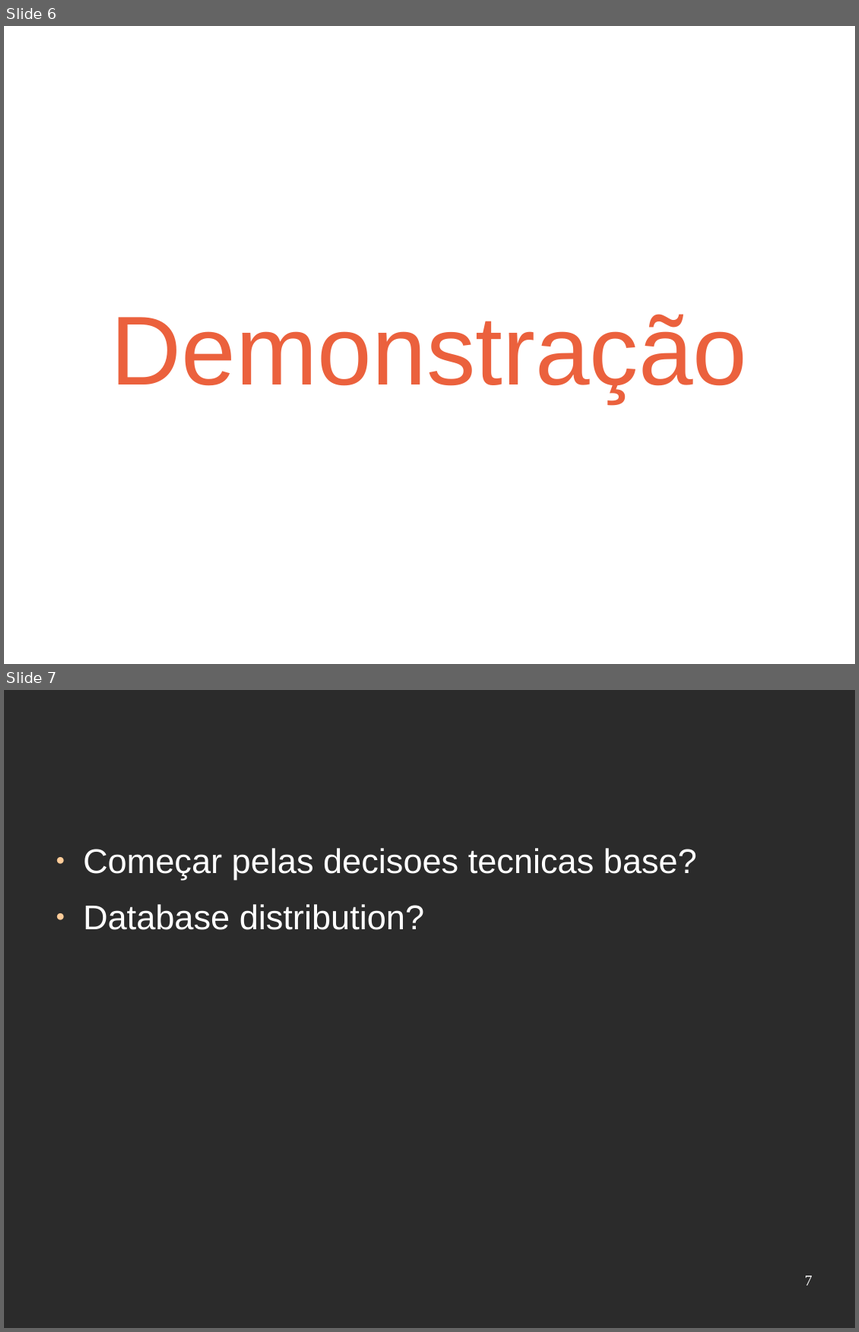
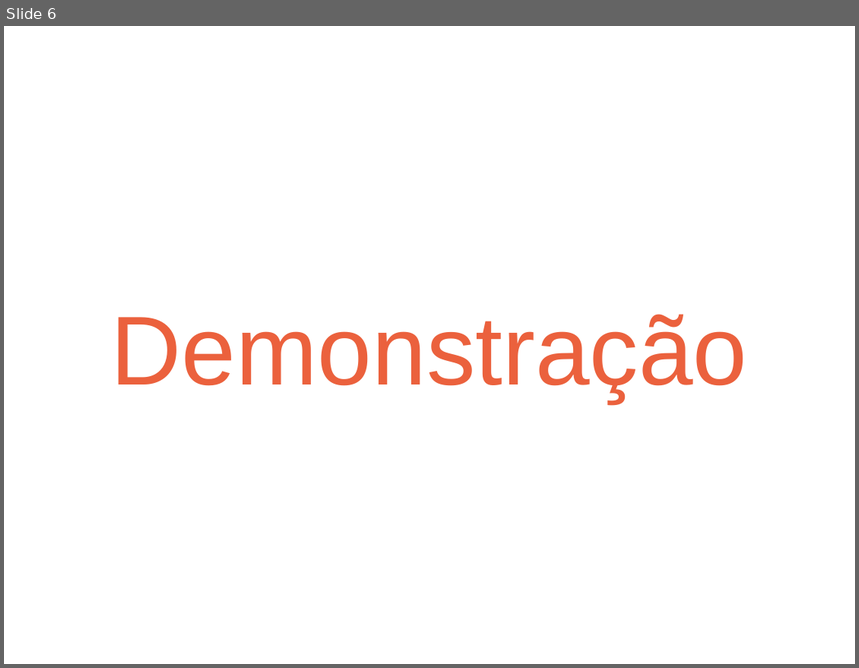
Before and after one commit to djjorjinho/mutworange_2011, a slide deck: documents/presentation/apresentacao_portugal.odp. Shown one above the other, each under a label of ours: slides 6 and 7 before the commit, slide 6 after it. The pictures are 859x1332 and 859x668 pixels, drawn with LibreOffice and Linux fonts; fonts in the diff are those of the drawing; background and template pictures are left out; a plain dark background stands for a picture behind light text. Boxes give left, top, right and bottom in pixels: in the first picture for what was removed or moved away, otherwise in the second. Text is boxed around its words. In the diff, an @@ line names an element or a change of style, - is before the commit and + after.

```diff
--- a/documents/presentation/apresentacao_portugal.odp
+++ b/documents/presentation/apresentacao_portugal.odp
@@ slide 7 removed at bbox=[4, 690, 855, 1328], background picture (left out) @@
@@ text removed at bbox=[83, 848, 697, 930] @@
-● Começar pelas decisoes tecnicas base?
-● Database distribution?
@@ page number removed at bbox=[805, 1276, 813, 1286] @@
-7
```
Also in this commit, not shown: 3 slides changed, 3 slides added, 1 other slide removed, 1 other file.
